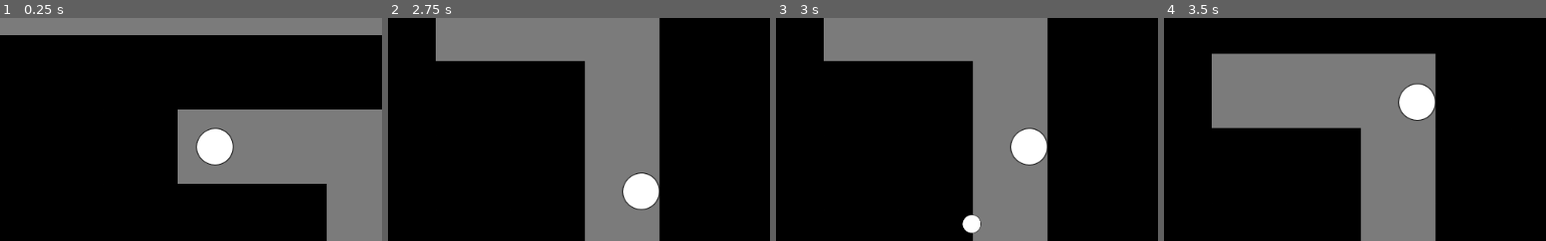
Above: before the commit, frames 1-4 (left to right).
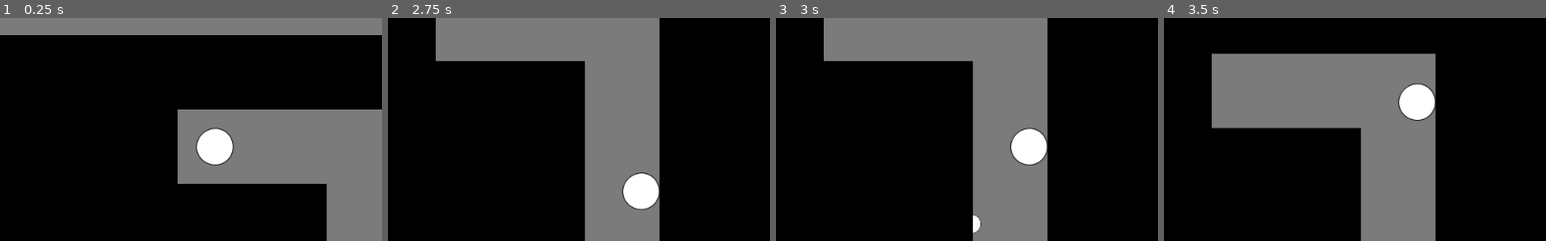
Above: after the commit, the same moments.

Repository: ComradeSparklePony/Slay-the-Triangles
Game: Godot game, scene res://maze.tscn
Two runs of this game, one before a commit and one after it. Both use one fixed random seed, a clock stepped at 60 frames per second and the inputs below. The project has no main scene, so this scene is started directly.
Inputs (mouse positions are % of the whole screen's width and height, from its top left):
- Up to frame 1 (0.25 s): no input
- Up to frame 2 (2.75 s): tap Enter at 0.5 s; move the mouse to (72, 45) at 0.52 s; press the mouse at (72, 45) at 0.53 s; hold Right (ui_right) 0.53-1.28 s; move the mouse to (30, 55) at 1.27 s; release the mouse at (30, 55) at 1.28 s; hold Down (ui_down) 1.28-2.03 s; click (30, 55) at 1.35 s; move the mouse to (60, 28) at 2.02 s; press the mouse at (60, 28) at 2.03 s; hold Right (ui_right) from 2.03 s (still down)
- Up to frame 3 (3 s): tap Space at 2.75 s; move the mouse to (45, 70) at 2.77 s; release Right (ui_right) at 2.78 s; release the mouse at (45, 70) at 2.78 s; hold Up (ui_up) from 2.78 s (still down); click (45, 70) at 2.85 s
- Up to frame 4 (3.5 s): keep holding Up (ui_up)
The pictures show only the part of the screen within x 22-72%, y 21-71%; the shares and areas given below are measured in that part.

Frames 1-2 are identical in both runs. In frame 3, 0.2% of the frame differs, in the area x 48-52%, y 88-97%; in frame 4, nothing differs.

Commit message:
random small changes

Diff:
--- a/enemy-weapon.tscn
+++ b/enemy-weapon.tscn
@@ -8,7 +8,7 @@
 custom_solver_bias = 0.0
 points = PoolVector2Array( 0, -62.5, 12.5, -37.5, -12.5, -37.5 )
 
-[node name="enemy-weapon" type="Area2D" groups=[
+[node name="enemy-weapon" type="Area2D" index="0" groups=[
 "kill_proj",
 ]]
 
--- a/maze.gd
+++ b/maze.gd
@@ -2,7 +2,6 @@
 
 # packedscenes and metavars
 export (PackedScene) var wall
-export (PackedScene) var player
 export (int) var MAZESIZE
 export (int) var TUNLEN
 export (int) var TUNNELS
@@ -78,7 +77,5 @@
 	for y in range(MAZESIZE):
 		for x in range(MAZESIZE):
 			if wall_array[y][x] == 1 and not player_spawned:
-				spawn_player = player.instance()
-				spawn_player.position = Vector2(x, y) * 100
-				add_child(spawn_player)
+				$player.position = Vector2(x, y) * 100
 				player_spawned = true
--- a/maze.tscn
+++ b/maze.tscn
@@ -9,7 +9,8 @@
 script = ExtResource( 1 )
 _sections_unfolded = [ "Transform" ]
 wall = ExtResource( 2 )
-player = ExtResource( 3 )
 MAZESIZE = 100
 TUNLEN = 10
 TUNNELS = 800
+
+[node name="player" parent="." index="0" instance=ExtResource( 3 )]
--- a/player.tscn
+++ b/player.tscn
@@ -9,7 +9,7 @@
 custom_solver_bias = 0.0
 radius = 25.0
 
-[node name="player" type="KinematicBody2D" index="0"]
+[node name="player" type="KinematicBody2D"]
 
 input_pickable = true
 collision_layer = 1
